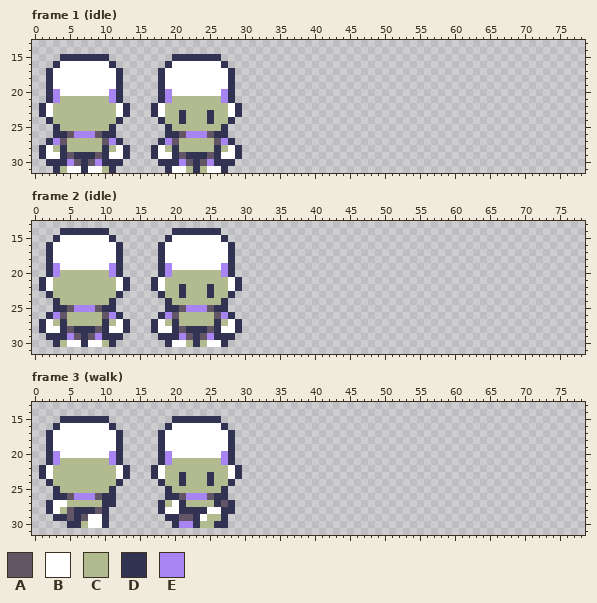
A pixel-art file gets an edit: Assets/Art/S_Avatar.aseprite. Above is the file before it was changed.
80x32 pixels, 5 frames. Shown: frame 1 (idle): x 0..78, y 13..31; frame 2 (idle): x 0..78, y 13..31; frame 3 (walk): x 0..78, y 13..31. The commit also changed other frames, which this record leaves out.
Palette (. is transparent): A #625565  B #ffffff  C #b2ba90  D #323353  E #a884f3
Pixels before, frame 1 (idle), first column x 1:
15 ...DDDDDDD.........DDDDDDD...
16 ..DBBBBBBBD.......DBBBBBBBD..
17 .DBBBBBBBBBD.....DBBBBBBBBBD.
18 .DBBBBBBBBBD.....DBBBBBBBBBD.
19 .DBBBBBBBBBD.....DBBBBBBBBBD.
20 .DEBBBBBBBED.....DEBBBBBBBED.
21 .DECCCCCCCED.....DECCCCCCCED.
22 DBCCCCCCCCCBD...DBCCCCCCCCCBD
23 DBCCCCCCCCCBD...DBCCDCCCDCCBD
24 .DCCCCCCCCCD.....DCCDCCCDCCD.
25 ..DCCCCCCCD.......DCCCCCCCD..
26 ..DDAEEEADD.......DDAEEEADD..
27 .DEACCCCCAED.....DEACCCCCAED.
28 DBCDCCCCCDCBD...DBCDCCCCCDCBD
29 DBBDADDDADBBD...DBBDADDDADBBD
30 .DDDEADAEDDD.....DDDEADAEDDD.
31 ..DCBBDBBCD.......DBBCDCBBD..
Pixels before, frame 2 (idle), first column x 1:
14 ...DDDDDDD.........DDDDDDD...
15 ..DBBBBBBBD.......DBBBBBBBD..
16 .DBBBBBBBBBD.....DBBBBBBBBBD.
17 .DBBBBBBBBBD.....DBBBBBBBBBD.
18 .DBBBBBBBBBD.....DBBBBBBBBBD.
19 .DEBBBBBBBED.....DEBBBBBBBED.
20 .DECCCCCCCED.....DECCCCCCCED.
21 DBCCCCCCCCCBD...DBCCCCCCCCCBD
22 DBCCCCCCCCCBD...DBCCDCCCDCCBD
23 .DCCCCCCCCCD.....DCCDCCCDCCD.
24 ..DCCCCCCCD.......DCCCCCCCD..
25 ..DDAEEEADD.......DDAEEEADD..
26 .DEACCCCCAED.....DEACCCCCAED.
27 DBCDCCCCCDCBD...DBCDCCCCCDCBD
28 DBBDADDDADBBD...DBBDADDDADBBD
29 .DDDEADAEDDD.....DDDEADAEDDD.
30 ..DCBBDBBCD.......DBBCDCBBD..
Pixels before, frame 3 (walk), first column x 1:
15 ...DDDDDDD.........DDDDDDD...
16 ..DBBBBBBBD.......DBBBBBBBD..
17 .DBBBBBBBBBD.....DBBBBBBBBBD.
18 .DBBBBBBBBBD.....DBBBBBBBBBD.
19 .DBBBBBBBBBD.....DBBBBBBBBBD.
20 .DEBBBBBBBED.....DEBBBBBBBED.
21 .DECCCCCCCED.....DECCCCCCCED.
22 DBCCCCCCCCCBD...DBCCCCCCCCCBD
23 DBCCCCCCCCCBD...DBCCDCCCDCCBD
24 .DCCCCCCCCCD.....DCCDCCCDCCD.
25 ..DCCCCCCCD.......DCCCCCCCD..
26 ..DDAEEEADD.......DDAEEEADD..
27 .DBBCCCCCDD......DCBDCCCCDAD.
28 .DBCADDDAD.......DBBDDDDBBDD.
29 ..DDADABBD........DDAADBCCD..
30 ....DDCBBD.........DEEDCCDD..
And afterwards:
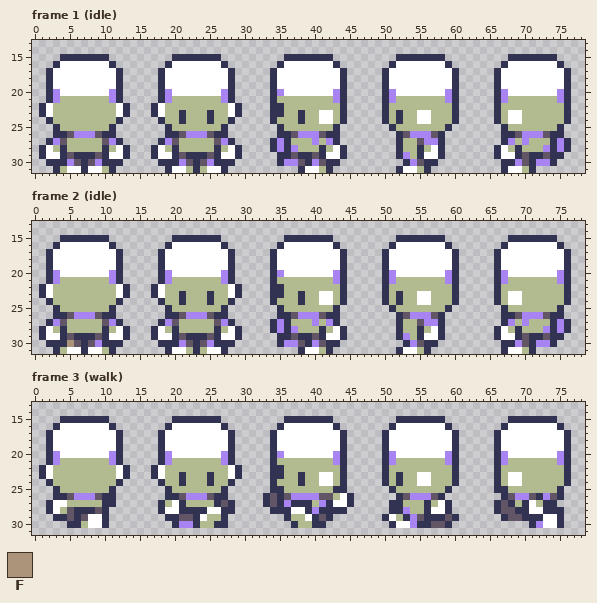
Colours new in this view: F #ab947a
From the commit log: Add remaining animation stubs for character
Change:
Changed rows in their new state; - is an unchanged pixel.
Frame 1 (idle):
first column x 34:
15 --DDDDDDD---------DDDDDDD---------DDDDDDD--
16 -DBBBBBBBD-------DBBBBBBBD-------DBBBBBBBD-
17 DBBBBBBBBBD-----DBBBBBBBBBD-----DBBBBBBBBBD
18 DBBBBBBBBBD-----DBBBBBBBBBD-----DBBBBBBBBBD
19 DBBBBBBBBBD-----DBBBBBBBBBD-----DBBBBBBBBBD
20 DEBBBBBBBED-----DEBBBBBBBED-----DEBBBBBBBED
21 DCCCCCCCCED-----DECCCCCCCED-----DECCCCCCCED
22 DDCCCCCCCCD-----DCCCCCCCCCD-----DCCCCCCCCCD
23 DDCCDCCBBCD-----DCDCCBBCCCD-----DCBBCCCCCCD
24 DCCCDCCBBCD-----DCDCCBBCCCD-----DCBBCCCCCCD
25 -DCCCCCCCD-------DCCCCCCCD-------DCCCCCCCD-
26 -DDAEEEADD--------DAEEEAD--------DDAEEEADD-
27 DEDCCCECED--------DCCAEED--------DECECCCDED
28 DEDECCCDCBD-------DCCDCBD-------DBCDCCCEDED
29 -DDADDADBBD-------DECDBBD-------DBBDADDADD-
30 -DEEADEADD---------DEADD---------DDEADEED--
31 ----DBBCD---------DBBCD----------DBBCD-----
Frame 2 (idle):
first column x 1:
14 ---.......---------.......--------------------------------------------------
15 --.DDDDDDD.-------.DDDDDDD.--------DDDDDDD---------DDDDDDD---------DDDDDDD--
16 -.D-------D.-----.D-------D.------DBBBBBBBD-------DBBBBBBBD-------DBBBBBBBD-
17 ---------------------------------DBBBBBBBBBD-----DBBBBBBBBBD-----DBBBBBBBBBD
18 ---------------------------------DBBBBBBBBBD-----DBBBBBBBBBD-----DBBBBBBBBBD
19 --B-------B-------B-------B------DBBBBBBBBBD-----DBBBBBBBBBD-----DBBBBBBBBBD
20 ---BBBBBBB---------BBBBBBB-------DEBBBBBBBED-----DEBBBBBBBED-----DEBBBBBBBED
21 .DE-------ED.---.DE-------ED.----DCCCCCCCCED-----DECCCCCCCED-----DECCCCCCCED
22 --------------------C---C--------DDCCCCCCCCD-----DCCCCCCCCCD-----DCCCCCCCCCD
23 DB---------BD---DB---------BD----DDCCDCCBBCD-----DCDCCBBCCCD-----DCBBCCCCCCD
24 -DC-------CD-----DC-D---D-CD-----DCCCDCCBBCD-----DCDCCBBCCCD-----DCBBCCCCCCD
25 ---CCCCCCC---------CCCCCCC--------DCCCCCCCD-------DCCCCCCCD-------DCCCCCCCD-
26 -.DDAEEEADD.-----.DDAEEEADD.------DDAEEEADD--------DAEEEAD--------DDAEEEADD-
27 .DEA-----AED.---.DEA-----AED.----DEDCCCECED--------DCCAEED--------DECECCCDED
28 --C-CCCCC-C-------C-CCCCC-C------DEDECCCDCBD-------DCCDCBD-------DBCDCCCEDED
29 DBB-AD-DA-BBD---DBB-AD-DA-BBD-----DDADDADBBD-------DECDBBD-------DBBDADDADD-
30 -D-DFA-AED-D-----D-DEA-AED-D------DEEADEADD---------DEADD---------DDEADEED--
31 --DCBBDBBCD-------DBBCDCBBD----------DBBCD---------DBBCD----------DBBCD-----
Frame 3 (walk):
first column x 33:
15 ---DDDDDDD---------DDDDDDD---------DDDDDDD--
16 --DBBBBBBBD-------DBBBBBBBD-------DBBBBBBBD-
17 -DBBBBBBBBBD-----DBBBBBBBBBD-----DBBBBBBBBBD
18 -DBBBBBBBBBD-----DBBBBBBBBBD-----DBBBBBBBBBD
19 -DBBBBBBBBBD-----DBBBBBBBBBD-----DBBBBBBBBBD
20 -DEBBBBBBBED-----DEBBBBBBBED-----DEBBBBBBBED
21 -DCCCCCCCCED-----DECCCCCCCED-----DECCCCCCCED
22 -DDCCCCCCCCD-----DCCCCCCCCCD-----DCCCCCCCCCD
23 -DDCCDCCBBCD-----DCDCCBBCCCD-----DCBBCCCCCCD
24 -DCCCDCCBBCD-----DCDCCBBCCCD-----DCBBCCCCCCD
25 -DDCCCCCCCDD------DCCCCCCCD------DDCCCCCCCD-
26 DADAEEEEAACBD------DAEEEAD--------DAEEADEAD-
27 DADEDDDCEDBBD-----DDCCCDCBD------DADCDBCDD--
28 -DDDBBDEDDDD------DDECCDBBD------DAADDBBDDD-
29 ---DCCBDAD-------DBCDEADDDAD------DAADDDBBD-
30 ----DCCDD---------DBBEDDAAD-----------DEBBD-
